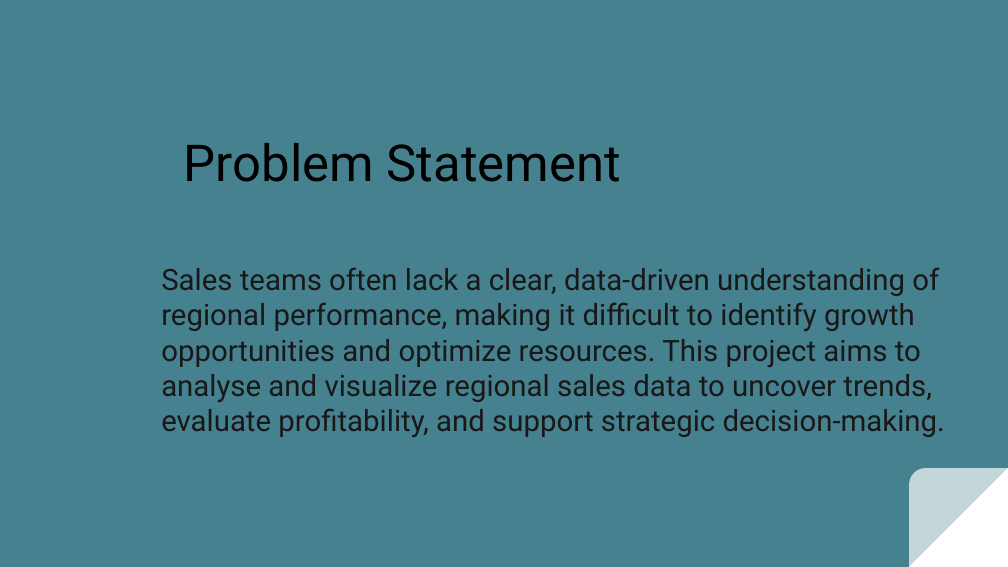
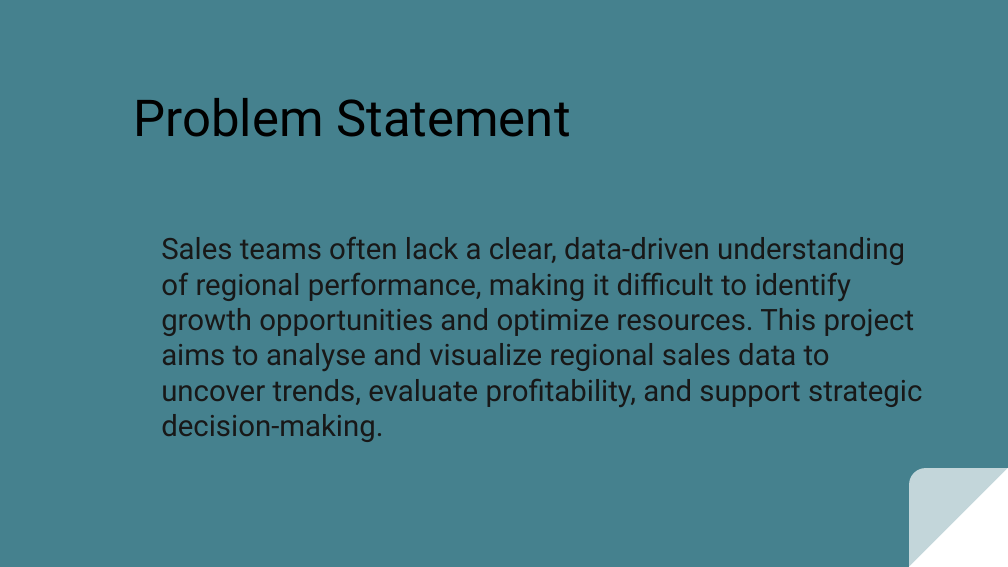
Before and after one commit to ShobanaRamakrishnan/Sales-Analysis, a slide deck: slide 2 of Exploratory Data Analysis of Regional Sales.pptx. Drawn at 1008x567 pixels with LibreOffice and Linux fonts; fonts in the diff are those of the drawing. Boxes give left, top, right and bottom in pixels: in the first picture for what was removed or moved away, otherwise in the second. Text is boxed around its words. In the diff, an @@ line names an element or a change of style, - is before the commit and + after.

```diff
--- a/Exploratory Data Analysis of Regional Sales.pptx
+++ b/Exploratory Data Analysis of Regional Sales.pptx
@@ title "Problem Statement": place and size @@
-title "Problem Statement" at box(184, 143, 621, 182)
+title "Problem Statement" at box(133, 98, 570, 137)
@@ title "Problem Statement" at box(133, 98, 570, 137): indent changed @@
@@ subtitle "Sales teams often lack a ..." rewrapped from box(161, 268, 945, 437) to box(161, 237, 922, 442) @@
```
Also in this commit, not shown: 1 other slide changed, 1 other file.
